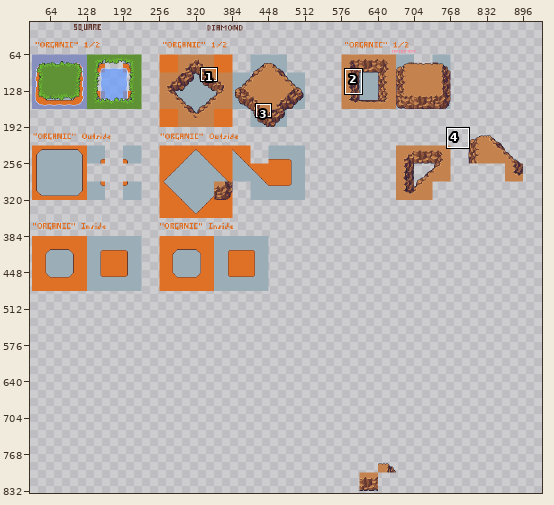
A pixel-art file gets an edit: objects/WIP/13/TerrainStandard.ase. The picture above shows the old version from afar; the outline marks the close-up.
Close-up. As it was:
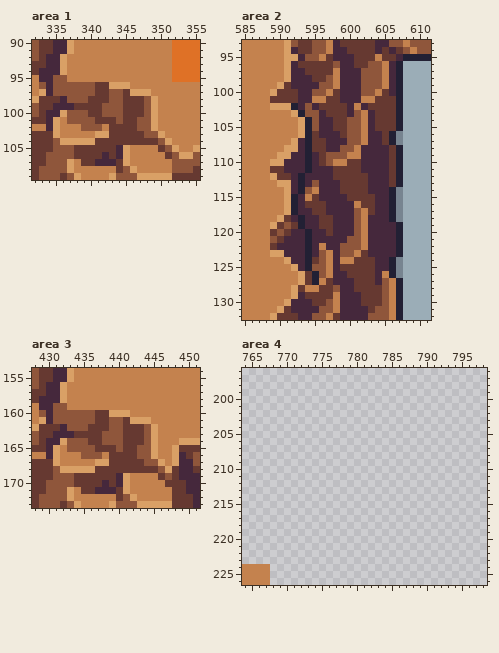
960x960 pixels, 1 frame. Shown: area 1: x 332..355, y 90..109; area 2: x 585..611, y 93..132; area 3: x 428..451, y 154..173; area 4: x 764..798, y 196..226. The wide view leaves out empty margins. The commit also changed other parts of the picture, which this record leaves out.
After the commit:
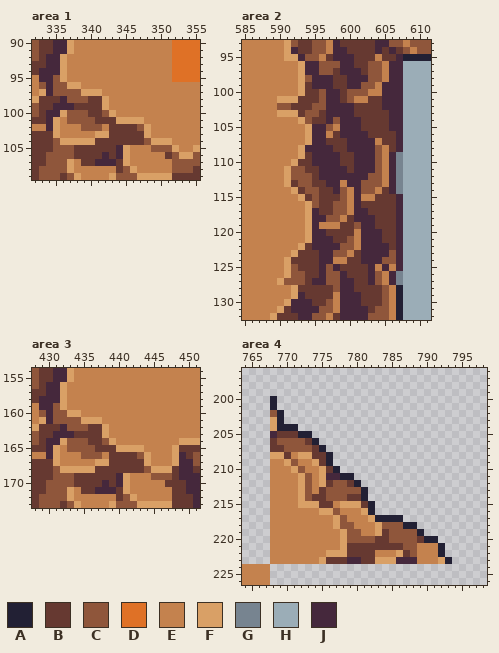
Palette (. is transparent): A #222034  B #663931  C #8f563b  D #df7126  E #c4824e  F #d9a066  G #778490  H #9badb7  J #45283c
What changed:
--- area 1, layer "DIRT(smooth) Copy"
@@ x 332..355 @@
  94 BJJJFEEEEEEEEEEEEEEEDDDD
- 95 EJJCCEEEEEEEEEEEEEEEDDDD
- 96 ECJCCCCCCBBFFFEEEEEEEEEE
- 97 EFJCCCCCCBBCCBFFFEEEEEEE
- 98 FBBBJCCCBBBCCBBBCFEEEEEE
- 99 CBBJJJBBBBCCCBBBCFEEEEEE
-100 CBJJFCCCBBCCCBBBCFEEEEEE
-101 BBJFECCCCBBBCBBCCFEEEEEE
-102 EEJFEEECCCEBBBBCCFEEEEEE
-103 BBBFEEEEEFFBBBBBCCFEEEEE
-104 BBBCFFFFFBBBBBBBBBCFEEEE
-105 BBBCCCBBBBBBJFEEEEBCFEEF
+ 95 EJJCFEEEEEEEEEEEEEEEDDDD
+ 96 ECJCCFFEEEEEEEEEEEEEEEEE
+ 97 EFJCCCCFFFEEEEEEEEEEEEEE
+ 98 FBBBJCCCBBFEEEEEEEEEEEEE
+ 99 CBBJJJBBBBFEEEEEEEEEEEEE
+100 CBJJFCCCBBCFEEEEEEEEEEEE
+101 BBJFECCCCBBBFFFFEEEEEEEE
+102 EEJFEEECCCEBBBBCFEEEEEEE
+103 BBBFEEEEEFFBBBBBFEEEEEEE
+104 BBBCFFFFFBBBBBBBCFFFEEEE
+105 BBBCCCBBBBBBJFEEECCCFEEF
 106 BBCCCCBBBBJBJFEEEEEBCFFC
--- area 2, layer "DIRT(smooth) Copy"
@@ x 585..611 @@
  95 EEEEEEFFJCCEBJJJBBBEBBJAAAA
- 96 EEEEEEFJBBBBBCJJBBCCEJAHHHH
- 97 EEEEEEFJJBBBBEJJJCCCEJAHHHH
- 98 EEEEEEFJJJBBCEJJJCCCEJAHHHH
- 99 EEEEEFBJJJJCCEJJJCCCEJAHHHH
-100 EEEEFBBBJJCCEBJJJCCEBJAHHHH
-101 EEEEBBBBJJEEBBJJJEEBBBAHHHH
-102 EEEEFFFAJCJBBBBJEJBBBBAHHHH
-103 EEEEEEEFACCJBBBJCEJBBBAHHHH
-104 EEEEEEEEFACJJBBCCEJBBBAHHHH
-105 EEEEEEEEFACJJBBCCEJBBBAHHHH
-106 EEEEEEEEFABJJJBCCEJJBAGHHHH
-107 EEEEEEEFJABBJJJCCEJJBAGHHHH
-108 EEEEEEFFJABBJJCCEJJJJBAHHHH
-109 EEEEEFFJJAJBCCCEEJJJJBAHHHH
-110 EEEEFFJJJAJBCEEBBJJJJBAHHHH
-111 EEEEBBJJJAJJJBBBBJJJJBAHHHH
-112 EEEEFBBJAJJJJBBBBBJJJBAHHHH
-113 EEEEEFFJAJCJJJBBBBJJJBAHHHH
-114 EEEEEEFJACEJJJBBBBJJJAGHHHH
-115 EEEEEEFAJEBJJJJBBBBJJAGHHHH
-116 EEEEEEFAJBBBJJJJEBBJJAGHHHH
-117 EEEEEEFAJJBBJJJJCEBJJAGHHHH
-118 EEEEEFBJAJJBBJJJCEJJJAGHHHH
-119 EEEEFBCBAJJBBJJJCEJJJJAHHHH
-120 EEEEBCBJJAJJBJJJCEJJJJAHHHH
-121 EEEECBJJJAJJJJJCCEJJJJAHHHH
-122 EEEEBJJJJAJEJJCCCEJJJJAHHHH
-123 EEEEFFJJJAJCEJCCEBJJJJAHHHH
-124 EEEEEEFJJABCEJEEBBBJJAGHHHH
-125 EEEEEEEFJACCEJBBBBBJJAGHHHH
-126 EEEEEEEEFBACEJJBBBBJEAGHHHH
-127 EEEEEEEEFBAEBJJJBBBJCEAHHHH
-128 EEEEEEEFBEEBBCJJBBBBCEAHHHH
+ 96 EEEEEEEEFJJCCCJJBBCCEJJHHHH
+ 97 EEEEEEEEFJJCCBJJJBCCEJJHHHH
+ 98 EEEEEEEEFCJJJBBJJJCCEJJHHHH
+ 99 EEEEEEEEFBJJJBBJJCCEJJJHHHH
+100 EEEEEEEEFBBCJJBCCCEEJJJHHHH
+101 EEEEEFFFBBBCJJBCEEBBJJJHHHH
+102 EEEEECCBBBCCJJJJBBBBJJJHHHH
+103 EEEEEFFFBCCBJJJJBBBBBJJHHHH
+104 EEEEEEEEFCBBJCJJJBBBBJJHHHH
+105 EEEEEEEEEFJJCEJJJBBBBJJHHHH
+106 EEEEEEEEEFJJEBJJJJBBBBJHHHH
+107 EEEEEEEEEFJJBBBJJJJEBBJHHHH
+108 EEEEEEEEFJJJJBBJJJJCEBJHHHH
+109 EEEEEEEEFBJJJJBBJJJCEJGHHHH
+110 EEEEEEEFBBJJJJBBJJJCEJGHHHH
+111 EEEEEEFCCBBJJJJBJJJCEJGHHHH
+112 EEEEEEFCCCBJJJJJJJCCEJGHHHH
+113 EEEEEEFBCCBBJJEJJCCCEJGHHHH
+114 EEEEEEEFBCCBBJCEJCCEBJGHHHH
+115 EEEEEEEEFBCBBBCEJEEBBBJHHHH
+116 EEEEEEEEEFCBBCCEJBBBBBJHHHH
+117 EEEEEEEEEFJBBCCEJJBBBBJHHHH
+118 EEEEEEEEEFJJCCEBJJJBBBJHHHH
+119 EEEEEEEEEFJEEEBBCJJBBBJHHHH
+120 EEEEEEEEEFJJBBBBEJJJBBJHHHH
+121 EEEEEEEEEFJJJBBCEJJJBBJHHHH
+122 EEEEEEEEFBJJJJCCEJJJJBJHHHH
+123 EEEEEEEFBBBJJCCEBJJJJCJHHHH
+124 EEEEEEFBBBBJJEEBBJJJCCJHHHH
+125 EEEEEEFCBBBJCJBBBBJEJEJHHHH
+126 EEEEEEFCCBBJCCJBBBJCEJGHHHH
+127 EEEEEFCCCBJJCCJJBBJCEJGHHHH
+128 EEEEEEEFBBBBBCJJBBBBCEAHHHH
 129 EEEEEEEFJBBBBEJJJBBBCEAHHHH
--- area 3, layer "DIRT(smooth) Copy"
@@ x 428..451 @@
 158 BJJJFEEEEEEEEEEEEEEEEEEE
-159 EJJCCEEEEEEEEEEEEEEEEEEE
-160 ECJCCCCCCBBFFFEEEEEEEEEE
-161 EFJCCCCCCBBCCBFFFEEEEEEE
-162 FBBBJCCCBBBCCBBBCFEEEEEE
-163 CBBJJJBBBBCCCBBBCFEEEEEE
-164 CBJJFCCCBBCCCBBBCFEEEFFF
-165 BBJFECCCCBBBCBBCCFEEFBBB
-166 EEJFEEECCCEBBBBCCFEEFJBC
-167 BBBFEEEEEFFBBBBBCCFEFJJC
-168 BBBCFFFFFBBBBBBBBBCFBJJB
-169 BBBCCCBBBBBBJFEEEEBCBJJJ
+159 EJJCFEEEEEEEEEEEEEEEEEEE
+160 ECJCCFFEEEEEEEEEEEEEEEEE
+161 EFJCCCCFFFEEEEEEEEEEEEEE
+162 FBBBJCCCBBFEEEEEEEEEEEEE
+163 CBBJJJBBBBFEEEEEEEEEEEEE
+164 CBJJFCCCBBCFEEEEEEEEEFFF
+165 BBJFECCCCBBBFFFFEEEEFBBB
+166 EEJFEEECCCEBBBBCFEEEFJBC
+167 BBBFEEEEEFFBBBBBFEEEFJJC
+168 BBBCFFFFFBBBBBBBCFFFBJJB
+169 BBBCCCBBBBBBJFEEECCCBJJJ
 170 BBCCCCBBBBJBJFEEEEEBBBJJ
--- area 4, layer "DIRT(smooth) Copy"
@@ x 764..798 @@
 199 ...................................
-200 ...................................
-201 ...................................
-202 ...................................
-203 ...................................
-204 ...................................
-205 ...................................
-206 ...................................
-207 ...................................
-208 ...................................
-209 ...................................
-210 ...................................
-211 ...................................
-212 ...................................
-213 ...................................
-214 ...................................
-215 ...................................
-216 ...................................
-217 ...................................
-218 ...................................
-219 ...................................
-220 ...................................
-221 ...................................
-222 ...................................
-223 ...................................
+200 ....A..............................
+201 ....A..............................
+202 ....CA.............................
+203 ....FA.............................
+204 ....FAAA...........................
+205 ....JBBBAA.........................
+206 ....BCCCCBA........................
+207 ....BBCCCCBA.......................
+208 ....FFBEFFBBA......................
+209 ....EEFCEEFBA......................
+210 ....EEEFCEEFBA.....................
+211 ....EEEEFCEFJJAA...................
+212 ....EEEEFCEFBCCBA..................
+213 ....EEEEFCEBCCCCCA.................
+214 ....EEEEFCBBCCCBBA.................
+215 ....EEEEFFFBBEFFFBA................
+216 ....EEEEEEEFFCEEEFA................
+217 ....EEEEEEEEEFCEEEFAAAA............
+218 ....EEEEEEEEEFCCEEEFCCCAA..........
+219 ....EEEEEEEEEEFCCEEFBCCCCA.........
+220 ....EEEEEEEEEEFCCCCBBCCCCBAA.......
+221 ....EEEEEEEEEEFBBBBBBBBCCEEEA......
+222 ....EEEEEEEEFFFBBBBEEEFBCEEEA......
+223 ....EEEEEEEFBBBJJBBFFFJJJEEEFA.....
 224 EEEE...............................
Boxes around the changes in both close-ups, in picture pixels (x1, y1, x2, y2):
changed: (60, 75, 165, 152)
changed: (270, 61, 403, 292)
changed: (60, 403, 165, 480)
added: (270, 396, 452, 564)
